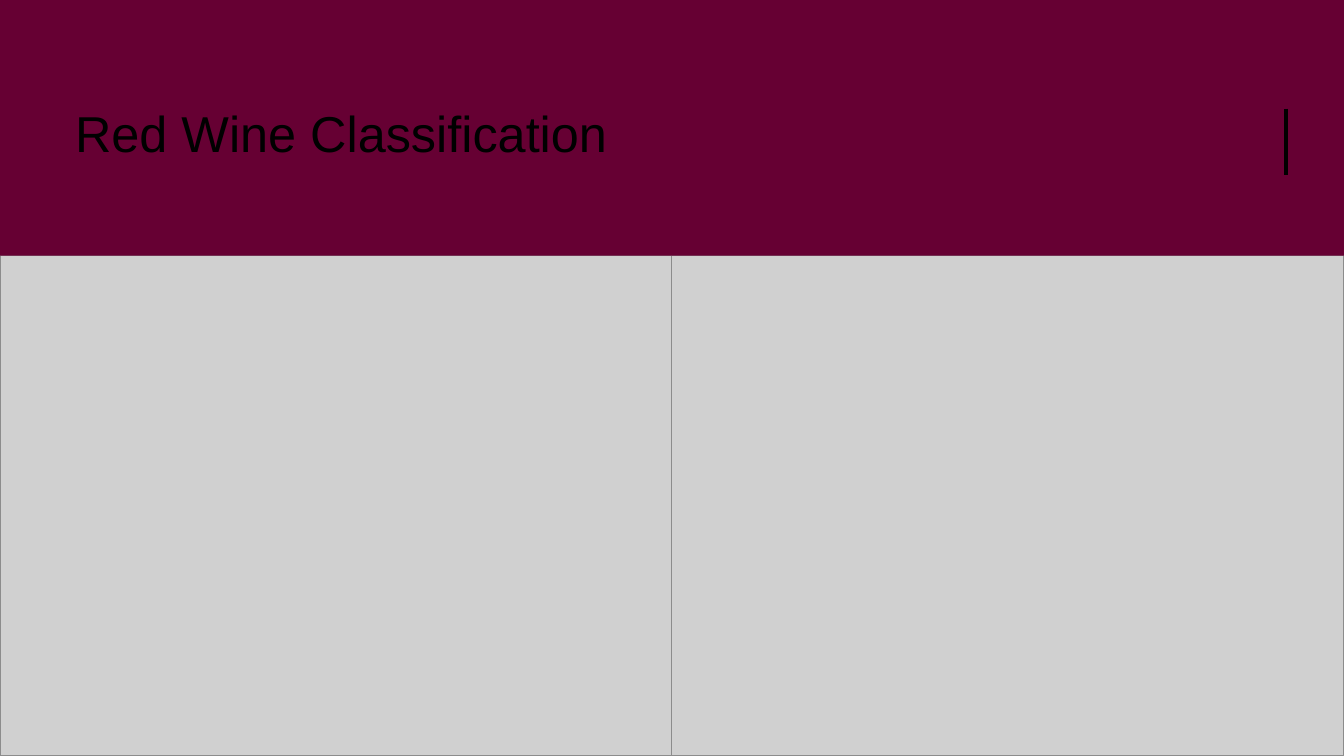
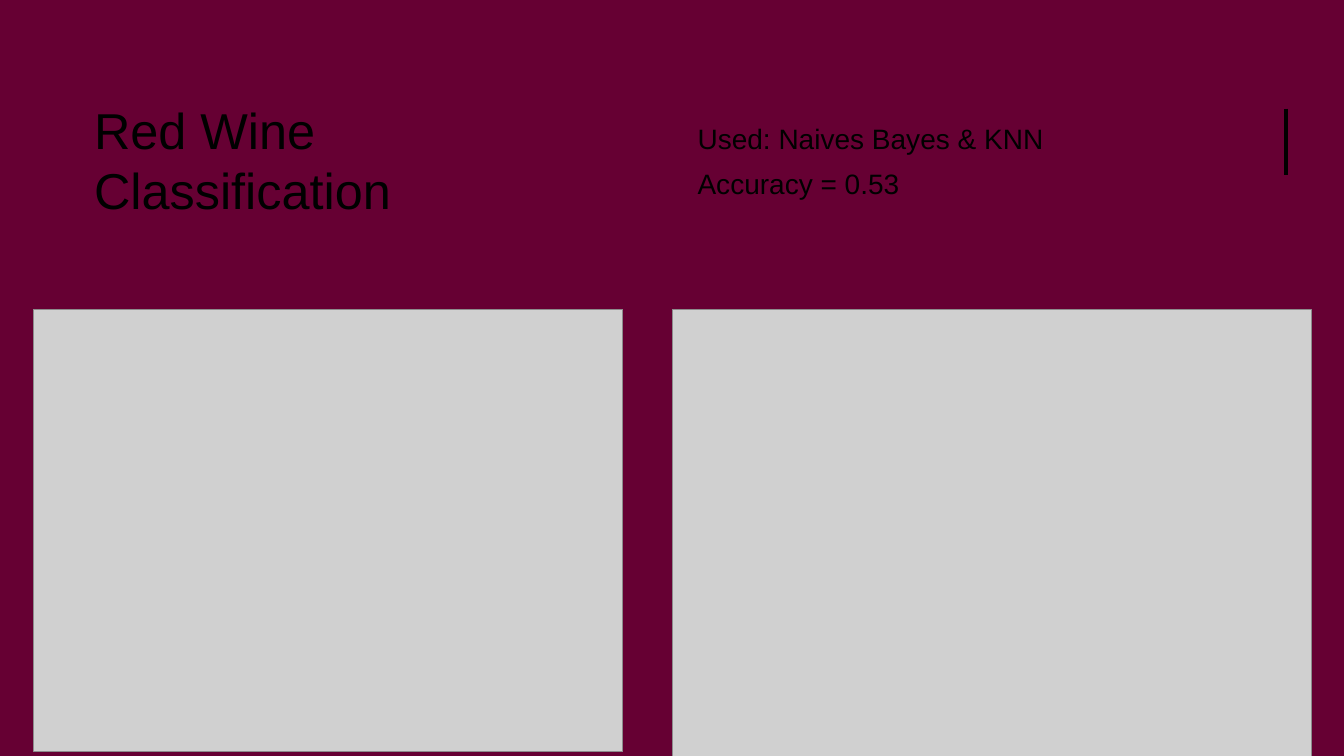
Before and after one commit to Mystaex/CSE4334-Project-Wine, a slide deck: slide 9 of wine_presentation.pptx. Drawn at 1344x756 pixels with LibreOffice and Linux fonts; fonts in the diff are those of the drawing; grey boxes stand for pictures. Boxes give left, top, right and bottom in pixels: in the first picture for what was removed or moved away, otherwise in the second. Text is boxed around its words. In the diff, an @@ line names an element or a change of style, - is before the commit and + after.

```diff
--- a/wine_presentation.pptx
+++ b/wine_presentation.pptx
@@ rectangle: place and size @@
-rectangle at [0, 0, 1344, 256]
+rectangle at [0, 0, 1344, 310]
@@ rectangle at [0, 0, 1344, 310]: shadow changed @@
@@ rectangle removed at [0, 0, 1344, 393] @@
@@ rectangle removed at [0, 0, 1344, 756] @@
@@ title "Red Wine Classification" rewrapped from [75, 115, 607, 153] to [94, 112, 391, 210] @@
@@ text added at [698, 129, 1043, 199], 20 pt, text #000000 @@
+Used: Naives Bayes & KNN
+Accuracy = 0.53
@@ picture: place and size @@
-picture at [0, 256, 673, 756]
+picture at [33, 310, 623, 752]
@@ picture: place and size @@
-picture at [673, 256, 1344, 756]
+picture at [673, 310, 1312, 756]
```
Also in this commit, not shown: 1 other slide changed, 5 other files.
